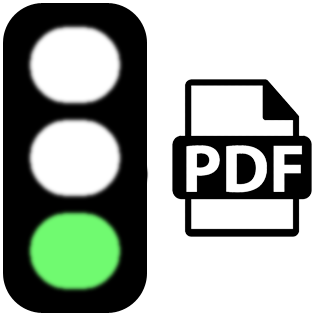
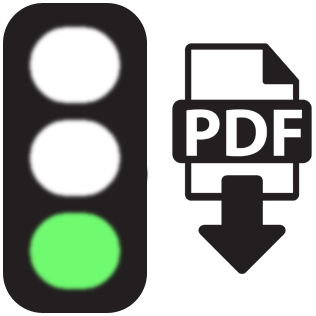
Revision of a layered w=316, h=316 image; what changed, layer by layer:
renamed "Layer 2" to "PDF", hid it over [172, 79, 312, 237]
renamed "Layer 1" to "PDF Downloaded", showed it over [172, 43, 312, 274]
